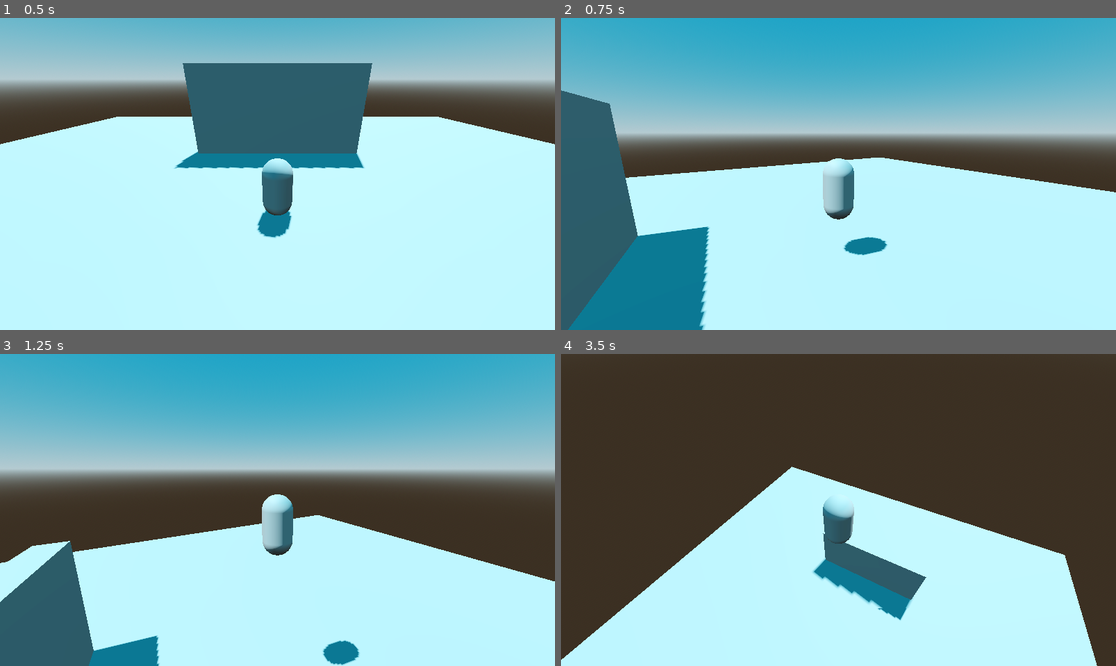
Above: before the commit, frames 1-4 (two rows, left to right).
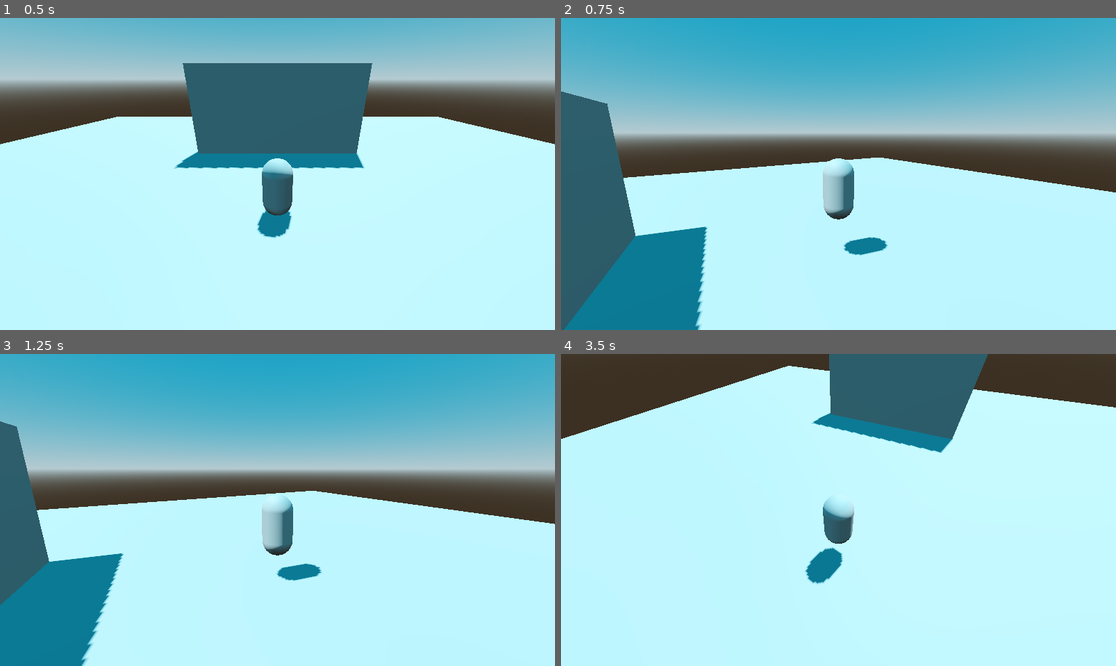
Above: after the commit, the same moments.

Repository: rCotche/gd_botw
Game: Godot game, scene res://scenes/levels/level.tscn
The game is run twice, just before and just after one commit, with the same random seed, the same clock (stepped at 60 frames per second) and the same inputs.
Inputs (mouse positions are in pixels of both pictures, inside the frame that each line leads up to):
- Up to frame 1 (0.5 s): no input
- Up to frame 2 (0.75 s): tap Enter at 0.5 s; move the mouse to (960, 158) at 0.52 s; hold D (right) from 0.53 s (still down); tap Space (jump) at 0.6 s
- Up to frame 3 (1.25 s): keep holding D (right); tap Space (jump) at 0.77, 1.07 s
- Up to frame 4 (3.5 s): move the mouse to (727, 525) at 1.27 s; release D (right) at 1.28 s; hold S (backward) 1.28-2.03 s; tap Space (jump) at 1.35, 1.52, 1.82, 2.1, 2.85, 3.02, 3.32 s; move the mouse to (894, 441) at 2.02 s; hold D (right) 2.03-2.78 s; move the mouse to (810, 572) at 2.77 s; hold W (forward) from 2.78 s (still down)

Frame 1 is identical in both runs. In frame 2, 0.8% of the frame differs, in the area x 0-100%, y 23-100%; in frame 3, 21%; in frame 4, 53%, in the area x 0-100%, y 0-100%.

Commit message:
1:30:07, exercise

Diff:
--- a/scenes/entities/player/player.gd
+++ b/scenes/entities/player/player.gd
@@ -12,6 +12,7 @@
 
 #@export var base_speed: float = 4.0
 @export var base_speed := 4.0
+@export var run_speed := 6.0
 
 var movement_input := Vector2.ZERO
 
@@ -19,17 +20,42 @@
 
 #basic movement influence by a camera
 func _physics_process(delta: float) -> void:
+	move_logic(delta)
+	#jump
+	jump_logic(delta)
+
+	move_and_slide()
+
+func move_logic(delta: float) -> void:
 	movement_input = Input.get_vector("left", "right", "forward", "backward").rotated(-camera.global_rotation.y)
+	#1. Current movement speed du player
+	var velocity_2d := Vector2(velocity.x, velocity.z)
 
-	#jump
-	if Input.is_action_just_pressed("jump"):
-		velocity.y = -jump_velocity
-	#var gravity
-	#if velocity.y > 0.0:
-		#gravity = jump_gravity
-	#else:
-		#gravity = fall_gravity
+	#2. est ce que il y a un input
+	if movement_input != Vector2.ZERO:
+		#2.1 slowly accelerating from iur current speed vers la direction de l'input
+		velocity_2d += movement_input * base_speed * delta
+		#tous les vecteur ont la fonction limit_length
+		#2.2 set a maximum speed
+		velocity_2d = velocity_2d.limit_length(base_speed)
+		#Rappel velocity c'est un vecteur 3d
+		#2.3 updating velocity to get a new movement speed
+		velocity.x = velocity_2d.x
+		velocity.z = velocity_2d.y
+	#3 pas de input
+	else:
+		#permet de ralentir le perso lorsqu'il y a pas d'input
+		#3.1 get our current speed and change it to zero
+		#base_speed * 4.0 * delta c'est la vitesse à laquelle
+		#la vitesse du player va atteindre 0
+		velocity_2d = velocity_2d.move_toward(Vector2.ZERO, base_speed * 4.0 * delta)
+		#3.2 updating velocity to get a new movement speed
+		velocity.x = velocity_2d.x
+		velocity.z = velocity_2d.y
+
+func jump_logic(delta: float) -> void:
+	if is_on_floor():
+		if Input.is_action_just_pressed("jump"):
+			velocity.y = -jump_velocity
 	var gravity = jump_gravity if velocity.y > 0.0 else fall_gravity
 	velocity.y -= gravity * delta
-
-	move_and_slide()
